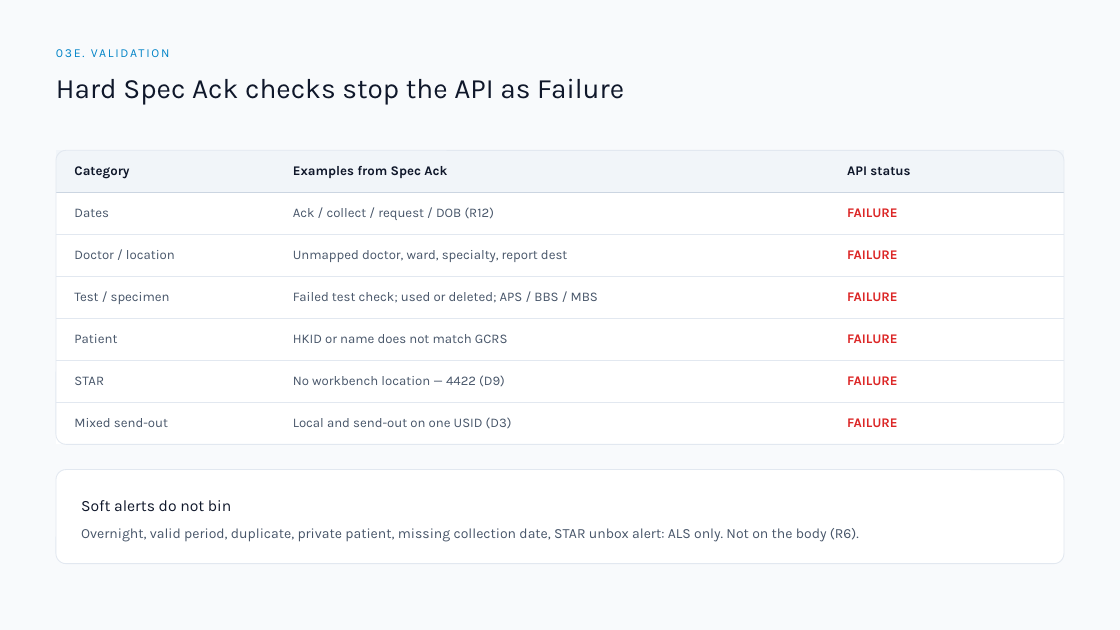
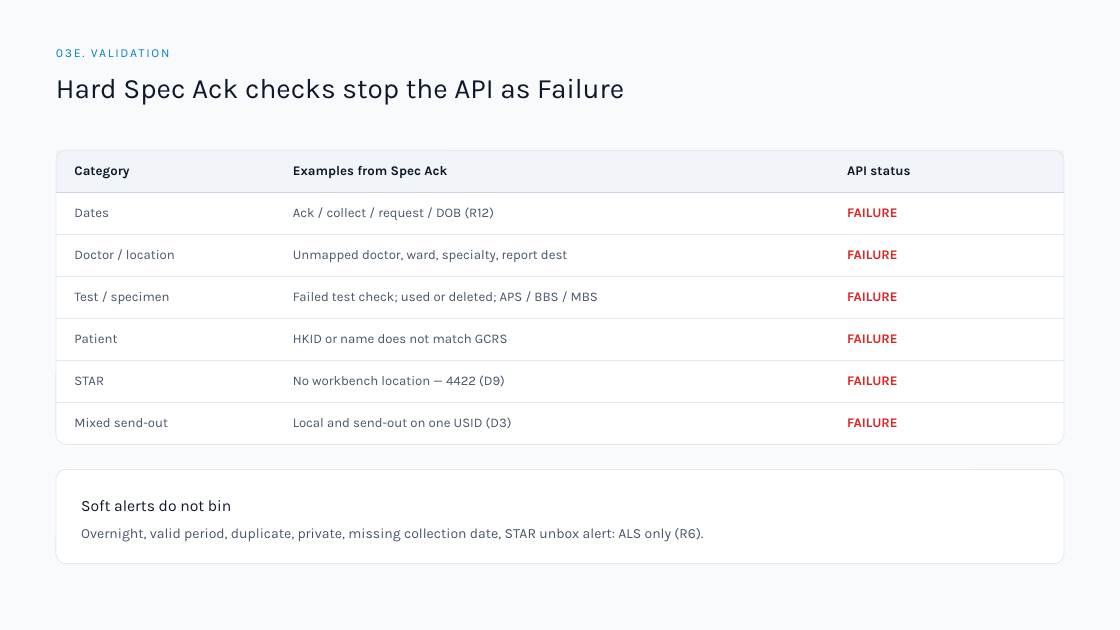
Before and after one commit to DragonChong/HA-Notes, a slide deck: slide 10 of SDLC/Projects/TMP-specimen-sorter-api — Specimen Sorter API/assets/Specimen Sorter API v3.pptx. Drawn at 1120x630 pixels with LibreOffice and Linux fonts; fonts in the diff are those of the drawing. Boxes give left, top, right and bottom in pixels: in the first picture for what was removed or moved away, otherwise in the second. Text is boxed around its words. In the diff, an @@ line names an element or a change of style, - is before the commit and + after.

```diff
--- a/SDLC/Projects/TMP-specimen-sorter-api — Specimen Sorter API/assets/Specimen Sorter API v3.pptx
+++ b/SDLC/Projects/TMP-specimen-sorter-api — Specimen Sorter API/assets/Specimen Sorter API v3.pptx
@@ text at <box>81,528,703,542</box>: text changed @@
-Overnight, valid period, duplicate, private patient, missing collection date, STAR unbox alert: ALS only. Not on the body (R6).
+Overnight, valid period, duplicate, private, missing collection date, STAR unbox alert: ALS only (R6).
```
Also in this commit, not shown: 4 other slides changed, 3 other files.
